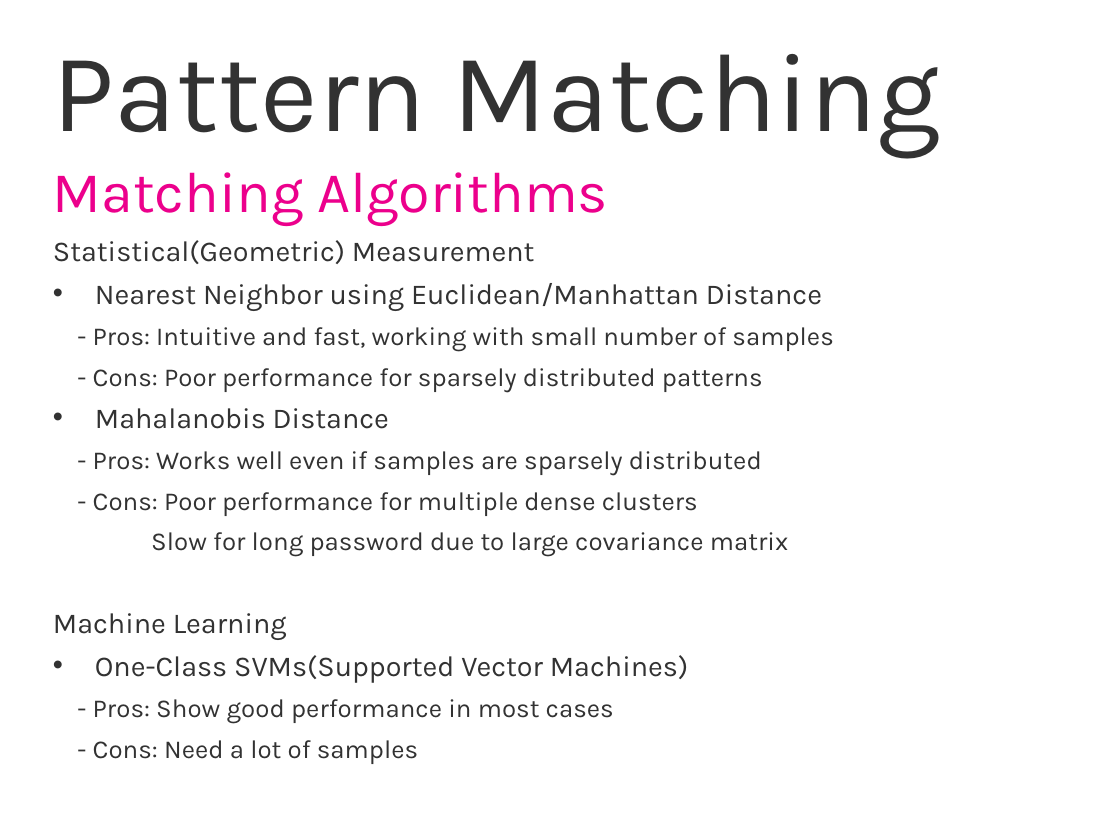
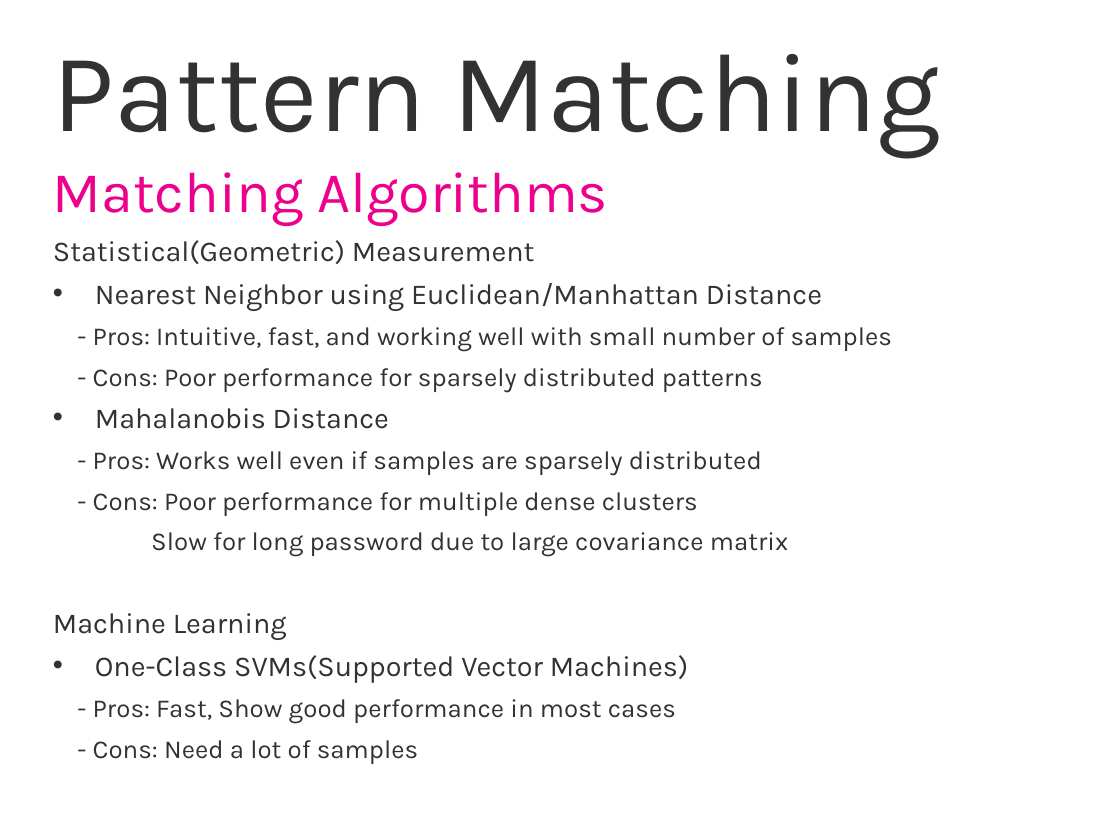
Before and after one commit to swift-fox/ksd-auth, a slide deck: slide 7 of ksd-auth.pptx (slide 8 before the commit). Drawn at 1120x840 pixels with LibreOffice and Linux fonts; fonts in the diff are those of the drawing; background and template pictures are left out. Boxes give left, top, right and bottom in pixels: in the first picture for what was removed or moved away, otherwise in the second. Text is boxed around its words. In the diff, an @@ line names an element or a change of style, - is before the commit and + after.

```diff
--- a/ksd-auth.pptx
+++ b/ksd-auth.pptx
@@ text at [93,327,892,352]: text changed @@
-    - Pros: Intuitive and fast, working with small number of samples
+    - Pros: Intuitive, fast, and working well with small number of samples
@@ text at [93,699,676,724]: text changed @@
-    - Pros: Show good performance in most cases
+    - Pros: Fast, Show good performance in most cases
```
Also in this commit, not shown: 4 other slides changed, 1 slide removed.
